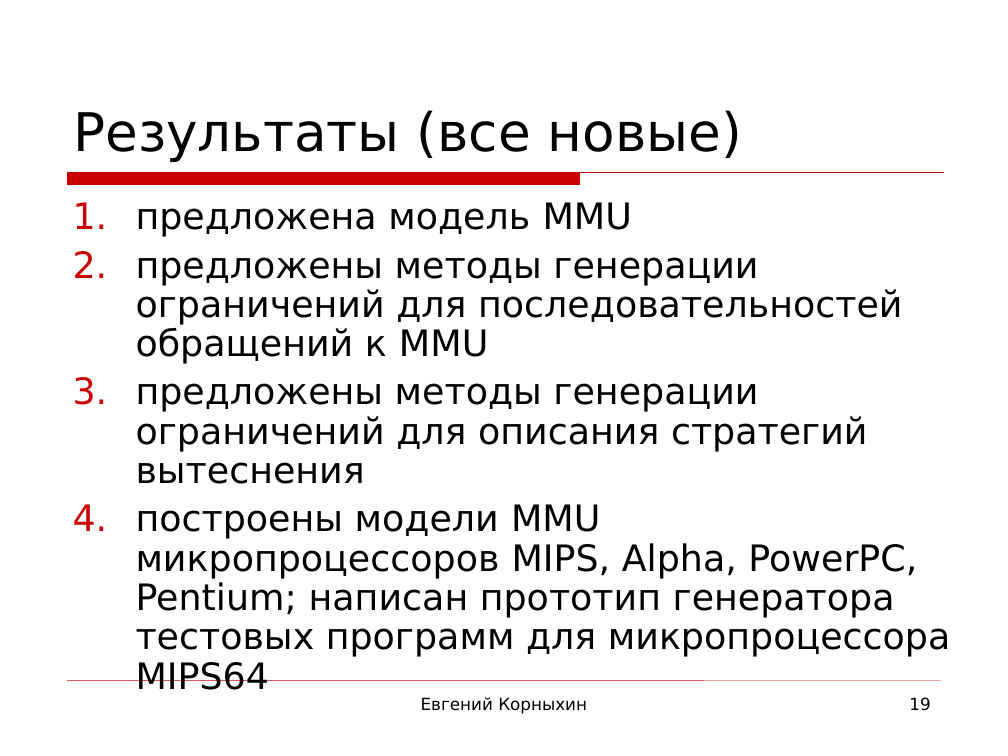
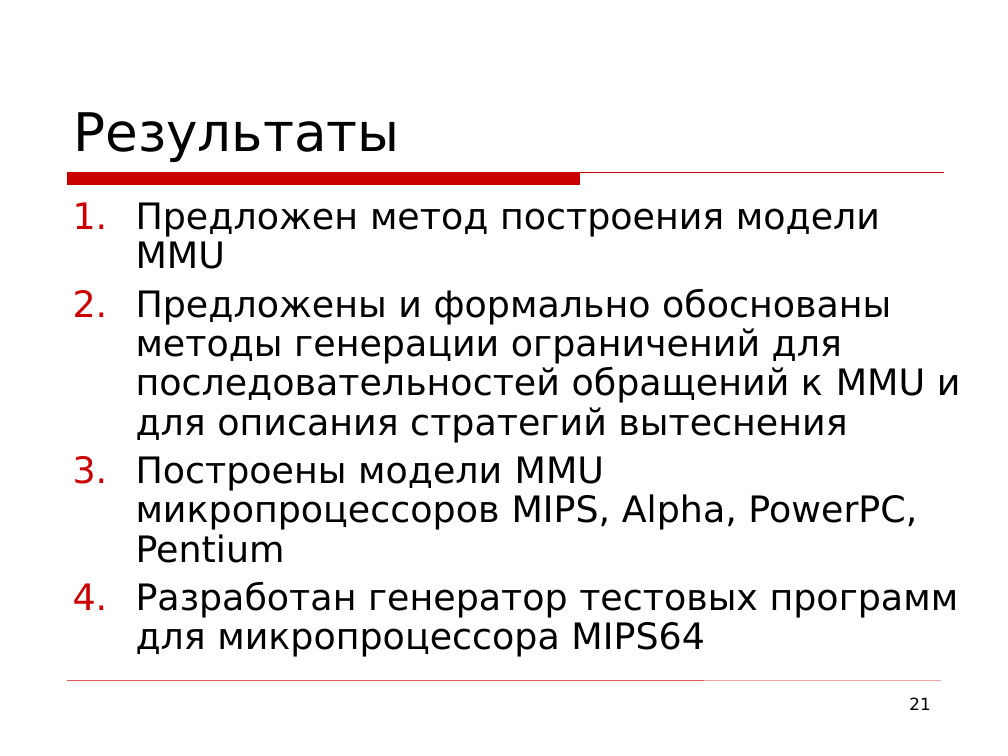
Before and after one commit to kornevgen/tesla-project, a slide deck: slide 21 of papers/THESIS/talks/Oct13 - ISP/isp-slides3.ppt (slide 19 before the commit). Drawn at 1008x756 pixels with LibreOffice and Linux fonts; fonts in the diff are those of the drawing; background and template pictures are left out. Boxes give left, top, right and bottom in pixels: in the first picture for what was removed or moved away, otherwise in the second. Text is boxed around its words. In the diff, an @@ line names an element or a change of style, - is before the commit and + after.

```diff
--- a/papers/THESIS/talks/Oct13 - ISP/isp-slides3.ppt
+++ b/papers/THESIS/talks/Oct13 - ISP/isp-slides3.ppt
@@ title at [73, 112, 399, 162]: text changed @@
-Результаты (все новые)
+Результаты
@@ text at [136, 202, 961, 657]: text changed @@
-1. предложена модель MMU
-2. предложены методы генерации ограничений для последовательностей обращений к MMU
-3. предложены методы генерации ограничений для описания стратегий вытеснения
-4. построены модели MMU микропроцессоров MIPS, Alpha, PowerPC, Pentium; написан прототип генератора тестовых программ для микропроцессора MIPS64
+1. Предложен метод построения модели MMU
+2. Предложены и формально обоснованы методы генерации ограничений для последовательностей обращений к MMU и для описания стратегий вытеснения
+3. Построены модели MMU микропроцессоров MIPS, Alpha, PowerPC, Pentium
+4. Разработан генератор тестовых программ для микропроцессора MIPS64
@@ text removed at [421, 697, 587, 714] @@
-Евгений Корныхин
@@ page number at [909, 697, 930, 710]: text changed @@
-19
+21
```
Also in this commit, not shown: 21 other slides changed, 8 slides added, 3 slides removed.
